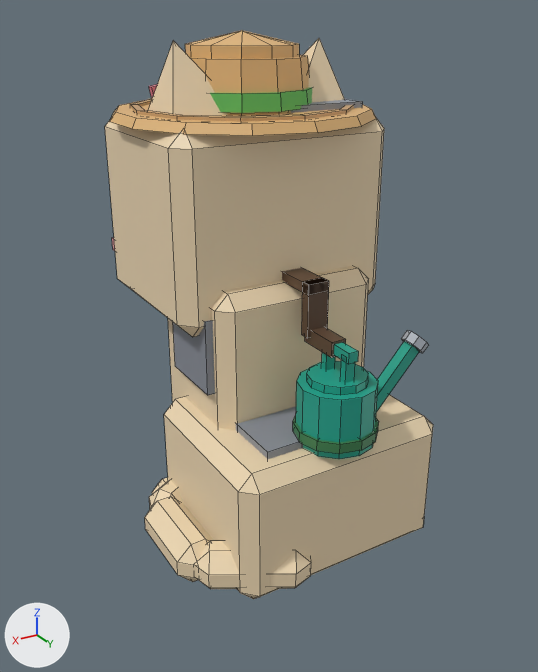
Two versions of the FBX model assets/cat-cafe/exports/CatCafe_Cat_Gardener_Sit.fbx, one commit apart.
Before and after are seen from a 50 mm lens placed at (0.01403, 0.02298, 0.01925), pointed at (0.0008, 0.00094, 0.00822). Every picture has the same lights, and +X, +Y and +Z are marked at lower left. The older version comes first. Mesh edges are drawn as thin lines. Where no turn or scale is listed for an object, it has been applied to the vertices.

Before the edit, the objects in view are built like this:
```python
me_catcafe_cat_gardener_sit_earl = bpy.data.meshes.new('CatCafe_Cat_Gardener_Sit_EarL')
me_catcafe_cat_gardener_sit_earl.from_pydata(...)  # 13 vertices, 11 faces; spans x -0.00169..0.0011, y -0.00142..0.00142, z -0.00027..0.00282
me_catcafe_cat_gardener_sit_earl.materials.append(mat_catcafe_palette)
me_catcafe_cat_gardener_sit_earr = bpy.data.meshes.new('CatCafe_Cat_Gardener_Sit_EarR')
me_catcafe_cat_gardener_sit_earr.from_pydata(...)  # 13 vertices, 11 faces; spans x -0.0011..0.00169, y -0.00142..0.00142, z -0.00027..0.00282
me_catcafe_cat_gardener_sit_earr.materials.append(mat_catcafe_palette)
me_catcafe_cat_gardener_sit_tail = bpy.data.meshes.new('CatCafe_Cat_Gardener_Sit_Tail')
me_catcafe_cat_gardener_sit_tail.from_pydata(...)  # 72 vertices, 78 faces; spans x -0.00039..0.00398, y -0.00782..0.0006, z -0.00086..0.00085
me_catcafe_cat_gardener_sit_tail.materials.append(mat_catcafe_palette)
ob_catcafe_cat_gardener_sit_earl = bpy.data.objects.new('CatCafe_Cat_Gardener_Sit_EarL', me_catcafe_cat_gardener_sit_earl)
ob_catcafe_cat_gardener_sit_earl.location = (0.00266, -0.00171, 0.01568)
ob_catcafe_cat_gardener_sit_earr = bpy.data.objects.new('CatCafe_Cat_Gardener_Sit_EarR', me_catcafe_cat_gardener_sit_earr)
ob_catcafe_cat_gardener_sit_earr.location = (-0.00266, -0.00171, 0.01568)
ob_catcafe_cat_gardener_sit_tail = bpy.data.objects.new('CatCafe_Cat_Gardener_Sit_Tail', me_catcafe_cat_gardener_sit_tail)
ob_catcafe_cat_gardener_sit_tail.location = (0.0019, 0.00513, 0.00105)
# also in view: 'CatCafe_Cat_Gardener_Sit_Head' at (0.0, -0.00254, 0.01254); 'CatCafe_Cat_Gardener_Sit_Prop' at (0.0, -0.00228, 0.01722); 'CatCafe_Cat_Gardener_Sit_Body' at (0.0, 0.00085, 0.00522); 'CatCafe_Cat_Gardener_Sit_Prop2' at (-0.0012, 0.00326, 0.00803)
```
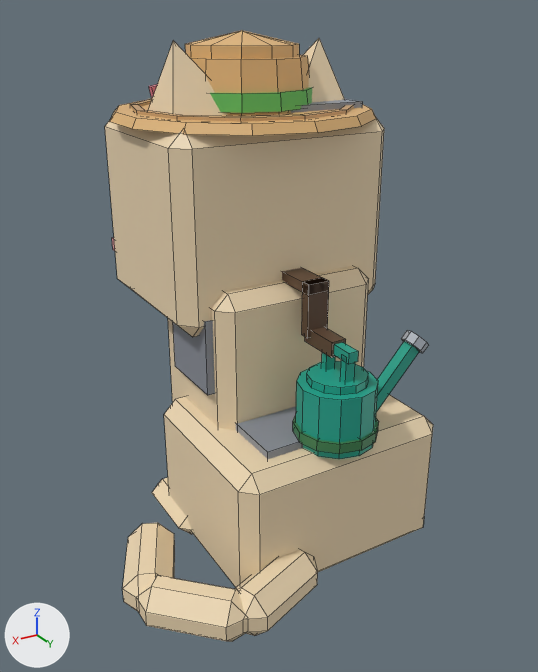
Boxes (x1, y1, x2, y2) around the edits, measured in the pictures (538 x 672 px):
'CatCafe_Cat_Gardener_Sit_Tail', reshaped: before (145, 480, 311, 589); after (123, 523, 318, 642)

The change, as a list of edits to the scene's bpy script:
```text
Change me_catcafe_cat_gardener_sit_tail:
    used by ob_catcafe_cat_gardener_sit_tail; location = (0.0019, 0.00513, 0.00105)
    remove me_catcafe_cat_gardener_sit_tail.from_pydata(...)  # 72 vertices, 78 faces; spans x -0.00039..0.00398, y -0.00782..0.0006, z -0.00086..0.00085
    add me_catcafe_cat_gardener_sit_tail.from_pydata(...)  # 72 vertices, 78 faces; spans x -0.00037..0.00613, y -0.00461..0.00184, z -0.00086..0.00085
    me_catcafe_cat_gardener_sit_tail part 1: 72 of 72 vertices moved; they spanned x -0.00039..0.00398, y -0.00782..0.0006, z -0.00086..0.00085 and now span x -0.00037..0.00613, y -0.00461..0.00184, z -0.00086..0.00085; mean shift (0.00146, 0.00288, 0.0)
```
